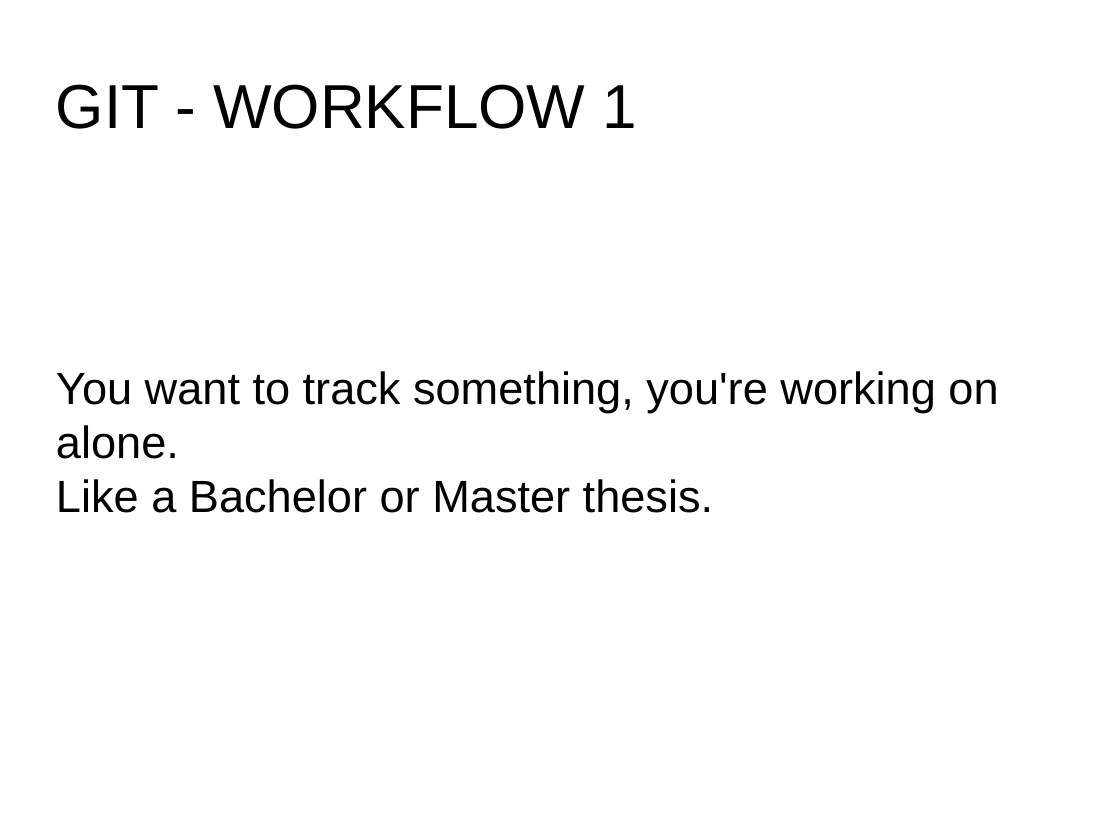
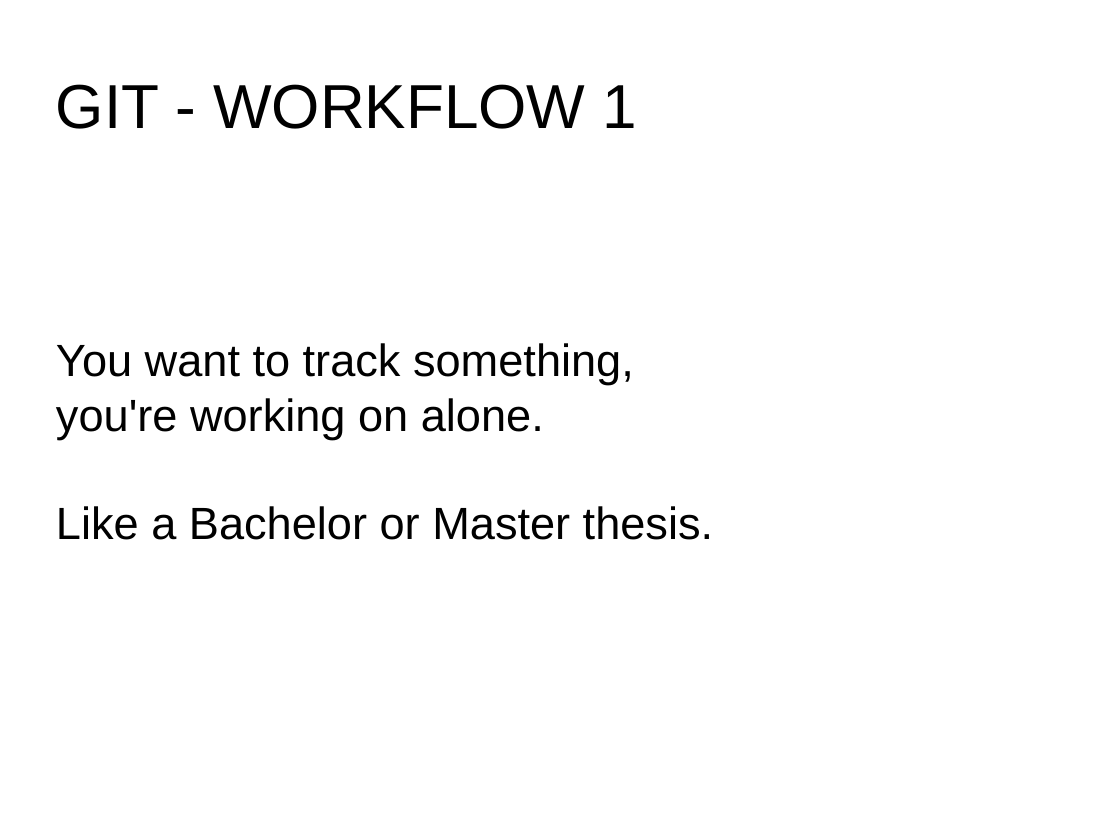
Before and after one commit to flosopher/gittalk, a slide deck: slide 1 of git.odp. Drawn at 1120x840 pixels with LibreOffice and Linux fonts; fonts in the diff are those of the drawing. Boxes give left, top, right and bottom in pixels: in the first picture for what was removed or moved away, otherwise in the second. Text is boxed around its words. In the diff, an @@ line names an element or a change of style, - is before the commit and + after.

```diff
--- a/git.odp
+++ b/git.odp
@@ subtitle at box(56, 343, 634, 439): text changed @@
-You want to track something, you're working on alone.
+You want to track something,
+you're working on alone.
```
Also in this commit, not shown: 1 other slide changed, 1 other file.
